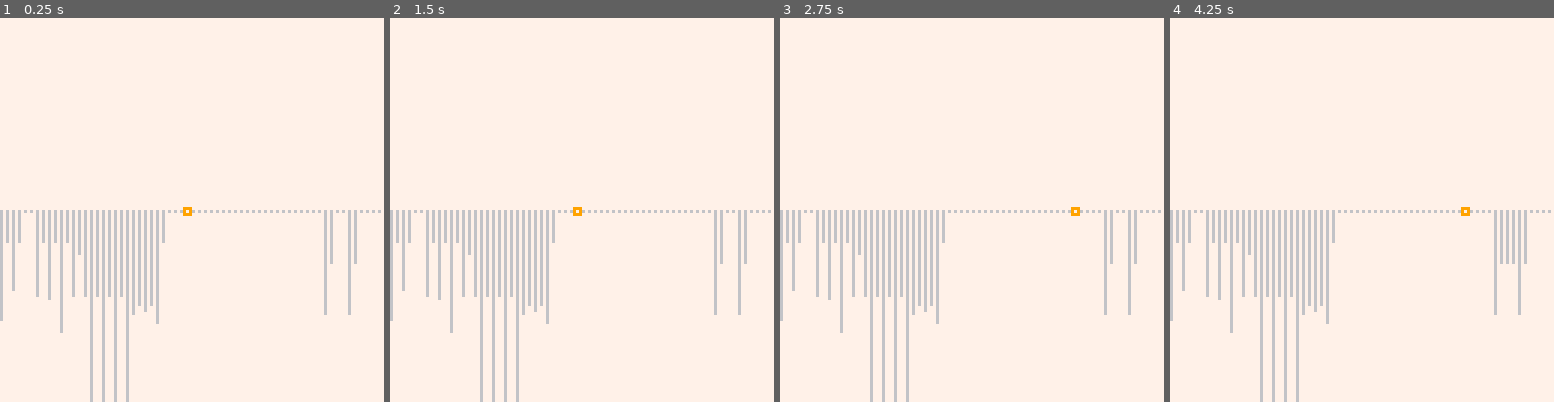
Above: before the commit, frames 1-4 (left to right).
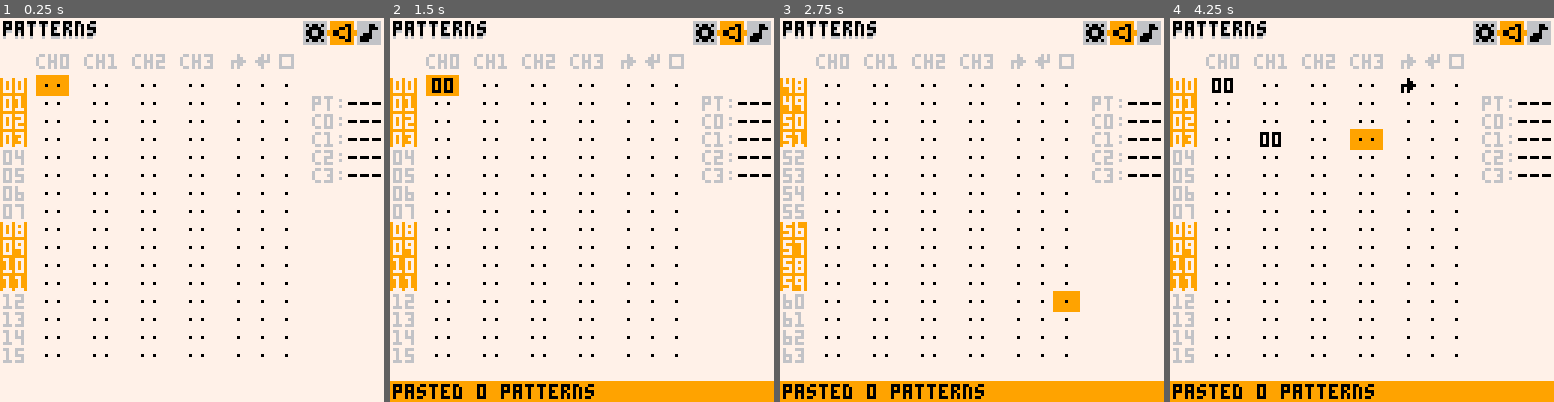
Above: after the commit, the same moments.

Repository: romainchapou/pico-sound-dj
Game: PICO-8 cartridge psdj.p8
The game is run twice, just before and just after one commit, with the same random seed, the same clock (stepped at 60 frames per second) and the same inputs.
Inputs:
- Up to frame 1 (0.25 s): no input
- Up to frame 2 (1.5 s): tap X (X key) at 0.33, 1.07 s; tap O (Z key) at 0.7 s
- Up to frame 3 (2.75 s): hold Right 1.6-2.1 s; hold P2 Left 1.6-2.1 s; tap O (Z key) at 1.7, 2.1, 2.5 s; tap X (X key) at 1.85 s; hold Up 2.15-2.42 s; hold P2 Down 2.15-2.42 s; hold Right from 2.47 s (still down); hold P2 Left from 2.47 s (still down)
- Up to frame 4 (4.25 s): tap O (Z key) every 0.4 s from 2.9 to 4.1 s; tap X (X key) at 2.97, 4.08 s; release Right at 3.03 s; release P2 Left at 3.03 s; hold Left 3.08-3.58 s; hold P2 Right 3.08-3.58 s; hold Down 3.63-3.97 s; hold P2 Up 3.63-3.97 s; hold Right from 4.02 s (still down); hold P2 Left from 4.02 s (still down)

The runs differ from the first frame. In frame 1, 13% of the frame differs, in the area x 0-100%, y 0-100%; in frame 2, 18%; in frame 3, 18%; in frame 4, 19%.

Commit message:
Integrate waveform editor

Diff:
--- a/input_widget.lua
+++ b/input_widget.lua
@@ -98,7 +98,12 @@
       local txt = type(name) == "function" and name() or name
 
       if is_selected then
-        rectfill(x-2, y-1, x + 4*#txt, y+5, 9)
+        local txt_len = 0
+        for c in all(txt) do
+          txt_len += ord(c) >= 128 and 8 or 4
+        end
+
+        rectfill(x-2, y-1, x + txt_len, y+5, 9)
       end
 
       local color = 0
--- a/main.lua
+++ b/main.lua
@@ -20,8 +20,6 @@
   settings_pane:init()
   pattern_editor:init()
   sfx_editor:init(0)
-
-  waveform_editor:init()
 end
 
 -- dir : -1 for left, +1 for right
@@ -36,64 +34,60 @@
 end
 
 function _update60()
-  waveform_editor:update()
+  -- disable the default behaviour of the start button (which is to bring up
+  -- the pause menu) so we can use it for playback launch
+  poke(0x5f30, 1)
 
-  -- -- disable the default behaviour of the start button (which is to bring up
-  -- -- the pause menu) so we can use it for playback launch
-  -- poke(0x5f30, 1)
-  --
-  -- -- debug
-  -- if btnp(0, 1) then T -= 1 end
-  -- if btnp(1, 1) then T += 1 end
-  --
-  -- -- pane movement animation
-  -- if prev_pane_i then
-  --   prev_pane_dist *= 0.4
-  --   if abs(prev_pane_dist) < 1 then
-  --     prev_pane_dist = 0
-  --     prev_pane_i = nil
-  --   end
-  -- end
-  --
-  -- local current_pane = panes[current_pane_i]
-  --
-  -- current_pane:update()
-  --
-  -- if current_pane.post_udpate ~= nil then
-  --   current_pane:post_udpate()
-  -- end
-  --
-  -- message_panel:update()
-  --
-  -- key_handler:update() -- should be done last
+  -- debug
+  if btnp(0, 1) then T -= 1 end
+  if btnp(1, 1) then T += 1 end
+
+  -- pane movement animation
+  if prev_pane_i then
+    prev_pane_dist *= 0.4
+    if abs(prev_pane_dist) < 1 then
+      prev_pane_dist = 0
+      prev_pane_i = nil
+    end
+  end
+
+  local current_pane = panes[current_pane_i]
+
+  current_pane:update()
+
+  if current_pane.post_udpate ~= nil then
+    current_pane:post_udpate()
+  end
+
+  message_panel:update()
+
+  key_handler:update() -- should be done last
 end
 
 function _draw()
   cls(7)
 
-  waveform_editor:draw()
+  if prev_pane_i then
+    camera(prev_pane_dist > 0 and 128 - prev_pane_dist or -128-prev_pane_dist, 0)
+    panes[prev_pane_i]:draw()
+    camera(-prev_pane_dist, 0)
+  end
 
-  -- if prev_pane_i then
-  --   camera(prev_pane_dist > 0 and 128 - prev_pane_dist or -128-prev_pane_dist, 0)
-  --   panes[prev_pane_i]:draw()
-  --   camera(-prev_pane_dist, 0)
-  -- end
-  --
-  -- panes[current_pane_i]:draw()
-  --
-  -- camera()
-  --
-  -- -- mini map draw
-  -- for i=1,3 do
-  --   local x = 86 + i*9+6
-  --
-  --   if i < 3 then
-  --     line(x+8, 4, x+8, 5, is_in_range(current_pane_i, i, i+1) and 9 or 6)
-  --   end
-  --
-  --   rectfill(x, 1, x+7, 8, i == current_pane_i and 9 or 6)
-  --   spr(16+i, x, 1)
-  -- end
+  panes[current_pane_i]:draw()
+
+  camera()
+
+  -- mini map draw
+  for i=1,3 do
+    local x = 86 + i*9+6
+
+    if i < 3 then
+      line(x+8, 4, x+8, 5, is_in_range(current_pane_i, i, i+1) and 9 or 6)
+    end
+
+    rectfill(x, 1, x+7, 8, i == current_pane_i and 9 or 6)
+    spr(16+i, x, 1)
+  end
 
   message_panel:draw()
 
--- a/note_widget.lua
+++ b/note_widget.lua
@@ -26,6 +26,8 @@
     volume   = make_input_widget(0, 0, 7),
     effect   = make_input_widget(0, 0, 7, nil, effect_draw_func),
 
+    custom_inst = 0,
+
     get_sub_widgets = function(_ENV)
       return {pitch, waveform, volume, effect}
     end,
@@ -37,7 +39,7 @@
       -- the playback to avoid overlaps -> not sure that this is possible
 
       -- no note preview when multi selection on
-      if sfx_editor.multi_selection then
+      if sfx_editor.n_multi_selection then
         return
       end
 
@@ -59,7 +61,7 @@
         return
       end
 
-      if not sfx_editor.multi_selection then
+      if not sfx_editor.n_multi_selection then
         if btn(4) then
           if btnp_once(5) then
             -- cut the selection by copying its value to last_edited_note
@@ -91,7 +93,7 @@
       sub_widget:update()
 
       if sub_widget.value ~= old_value or btnp_once(5, true) then
-        if not sfx_editor.multi_selection and volume.value ~= 0 then
+        if not sfx_editor.n_multi_selection and volume.value ~= 0 then
           if sub_selection == 2 then
             send_msg("instr " .. tostr(waveform.value) .. ": "
             .. INSTRUMENT_NAMES[waveform.value+1], false)
@@ -118,11 +120,11 @@
 
     store_in_mem = function(_ENV, addr)
       local v = 0
-      v += pitch.value
-      v += shl(waveform.value, 6)
-      v += shl(volume.value, 9)
-      v += shl(effect.value, 12)
-      -- TODO purposefully letting the custom instrument byte be 0
+      v |= pitch.value
+      v |= shl(waveform.value, 6)
+      v |= shl(volume.value, 9)
+      v |= shl(effect.value, 12)
+      v |= shl(bool_to_num(custom_inst), 15)
 
       poke2(addr, v)
     end,
@@ -135,7 +137,7 @@
       volume.value   = shr(data & 0b0000111000000000, 9)
       effect.value   = shr(data & 0b0111000000000000, 12)
 
-      -- TODO custom instrument byte
+      custom_inst = data & 0b1000000000000000 ~= 0
     end,
   }
 end
--- a/psdj.p8
+++ b/psdj.p8
@@ -17,7 +17,6 @@
 
 #include settings_pane.lua
 #include pattern_editor.lua
-#include waveform_editor.lua
 #include sfx_editor.lua
 
 #include key_handler.lua
--- a/sfx_editor.lua
+++ b/sfx_editor.lua
@@ -15,20 +15,57 @@
   init = function(_ENV, sfx_id)
     _ENV.sfx_id = sfx_id
 
+    waveform_edit_mode = false
+
+
+    ----- regulare note editing mode params -----
+
     -- 0 for the note panel, 1 for the settings panel
-    panel_selection = 0
-
-    settings_selection = 0
-
-    multi_selection = false
-
-    current_note = 1
-    selection_start = 1
-
-    selection_upper = 1
-    selection_lower = 1
-
-    sub_selection = 1
+    n_panel_selection = 0
+
+    n_settings_selection = 0
+
+    n_multi_selection = false
+
+    n_current_note = 1
+    n_selection_start = 1
+
+    n_selection_upper = 1
+    n_selection_lower = 1
+
+    n_sub_selection = 1
+
+    notes = {}
+
+
+    ----- waveform editing mode params -----
+
+    waveform_values = {}
+
+    w_panel_selection = 1
+    w_top_settings_selection = 1
+    w_bottom_settings_selection = 1
+
+    w_cur_col = 32
+
+
+    ----- settings widgets, mostly shared between the two modes -----
+
+    waveform_edit_btn = make_btn_pushed_widget("∧", function()
+      local old_waveform_edit_mode = sfx_editor.waveform_edit_mode
+
+      sfx_editor.waveform_edit_mode = not old_waveform_edit_mode
+      sfx_editor:store_sfx_in_memory(old_waveform_edit_mode)
+      sfx_editor:load_sfx_from_memory()
+
+      if not old_waveform_edit_mode then
+        -- entering waveform edit mode, reset the bass value
+        wave_do_bass.value = 0
+      end
+    end)
+
+    wave_do_bass = make_named_input_widget("bass", 0, 0, 1)
+    wave_zoom    = make_named_input_widget("zoom", 0, 0, 3)
 
     sfx_speed = make_named_input_widget("spd", 16, 1, 255, 4)
 
@@ -41,12 +78,23 @@
     sfx_reverb = make_named_input_widget("revb", 0, 0, 2)
     sfx_dampen = make_named_input_widget("damp", 0, 0, 2)
 
-    sfx_settings = {
+    n_sfx_settings = {
       sfx_speed, sfx_loop_in, sfx_loop_out, sfx_noise,
       sfx_buzz, sfx_detune, sfx_reverb, sfx_dampen
     }
 
-    notes = {}
+    w_sfx_settings_top = {
+      wave_zoom, wave_do_bass, waveform_edit_btn
+    }
+
+    w_sfx_settings_bottom = {
+      sfx_noise, sfx_buzz, sfx_detune, sfx_reverb, sfx_dampen
+    }
+
+    if sfx_id < 8 then
+      add(n_sfx_settings, waveform_edit_btn)
+    end
+
     load_sfx_from_memory(_ENV)
   end,
 
@@ -69,111 +117,64 @@
       end
     end
 
-    if panel_selection == 0 then
-      update_note_panel(_ENV)
-    elseif panel_selection == 1 then
-      update_settings_panel(_ENV)
+    if waveform_edit_mode then
+      update_waveform(_ENV)
+    else
+      if n_panel_selection == 0 then
+        update_note_panel(_ENV)
+      elseif n_panel_selection == 1 then
+        update_settings_panel(_ENV)
+      end
     end
 
     -- sync the RAM representation with ours every frame.
     -- not the most efficient but simpler than the alternative
-    store_sfx_in_memory(_ENV)
+    store_sfx_in_memory(_ENV, waveform_edit_mode)
   end,
 
   draw = function(_ENV)
-    shadow_print("sfx " .. two_digit_number_str(sfx_id), 1, 1)
-
-    local start_x, start_y, col_x_diff = 10, 14, 48
-
-    for i=0,1 do
-      rectfill(start_x + i*col_x_diff - 10, start_y - 3, start_x + i*col_x_diff - 6, start_y + 3, 6)
-
-      print(i,   start_x -  9 + i*col_x_diff, start_y - 2, 7)
-      print("♪", start_x +  2 + i*col_x_diff, start_y - 2, 6)
-      print("i", start_x + 18 + i*col_x_diff, start_y - 2, 6)
-      print("v", start_x + 24 + i*col_x_diff, start_y - 2, 6)
-      print("e", start_x + 30 + i*col_x_diff, start_y - 2, 6) -- TODO maybe "f"
-
-      fillp(0b01011010.1)
-      line(start_x + 16 + i*col_x_diff -2, start_y + 5,
-           start_x + 16 + i*col_x_diff -2, start_y + 101, 6)
-      fillp()
-    end
-
-    rectfill(start_x-10, start_y+6,  start_x-6, start_y+28, 9)
-    rectfill(start_x-10, start_y+54, start_x-6, start_y+76, 9)
-
-    rectfill(start_x-10+col_x_diff, start_y+6,  start_x-6+col_x_diff, start_y+28, 9)
-    rectfill(start_x-10+col_x_diff, start_y+54, start_x-6+col_x_diff, start_y+76, 9)
-
-    -- draw the notes
-    for i=1,16 do
-      local x, y = start_x, start_y + i*6
-
-      print(HEX_VALUES[i], x-9, y, (i-1)\4 % 2 == 0 and 7 or 6)
-
-      notes[i]:draw(x, y, is_note_highlighted(_ENV, i), sub_selection)
-      x += col_x_diff
-
-      print(HEX_VALUES[i], x-9, y, (i-1)\4 % 2 == 0 and 7 or 6)
-
-      notes[i+16]:draw(x, y, is_note_highlighted(_ENV, i+16), sub_selection)
-    end
-
-    -- draw the playhead
-    if stat(46) == sfx_id and stat(50) >= 0 then
-      spr(1, start_x - 4 + stat(50)\16 * col_x_diff, start_y + 6 + stat(50)%16 * 6)
-    end
-
-    local function setting_selected(i)
-      return panel_selection == 1 and settings_selection == i
-    end
-
-    -- draw the settings
-    sfx_speed:draw(start_x + 89, start_y + 6, setting_selected(0))
-
-    -- TODO : could be better to visualize in hex
-    print("-loop-", start_x + 89, start_y + 18, 6)
-
-    sfx_loop_in:draw(start_x + 93, start_y + 24, setting_selected(1))
-    sfx_loop_out:draw(start_x + 89, start_y + 30, setting_selected(2))
-
-    for i=4,#sfx_settings do
-      sfx_settings[i]:draw(start_x + 89, start_y + 18 + i*6, setting_selected(i-1))
-    end
+    local extra_txt = waveform_edit_mode and " -- waveform" or ""
+    shadow_print("sfx " .. two_digit_number_str(sfx_id) .. extra_txt, 1, 1)
+
+    if waveform_edit_mode then
+      draw_waveform_editor(_ENV)
+    else
+      draw_note_editor(_ENV)
+    end
+
   end,
 
   -- update functions
 
   is_note_highlighted = function(_ENV, note_id)
-    return panel_selection == 0 and
-        note_id >= selection_lower and
-        note_id <= selection_upper
+    return n_panel_selection == 0 and
+        note_id >= n_selection_lower and
+        note_id <= n_selection_upper
   end,
 
   post_update = function(_ENV)
-    if multi_selection then
-      selection_upper = max(selection_start, current_note)
-      selection_lower = min(selection_start, current_note)
+    if n_multi_selection then
+      n_selection_upper = max(n_selection_start, n_current_note)
+      n_selection_lower = min(n_selection_start, n_current_note)
     else
-      selection_start = current_note
-      selection_upper = current_note
-      selection_lower = current_note
+      n_selection_start = n_current_note
+      n_selection_upper = n_current_note
+      n_selection_lower = n_current_note
     end
   end,
 
   update_note_panel = function(_ENV)
     -- sel modifier
-    if not multi_selection then
+    if not n_multi_selection then
       if btnp_seq(4, 4) then
-        multi_selection = true
+        n_multi_selection = true
         send_msg("select mode")
         return
       end
 
       if btnp_seq(5, 4) then
         paste_selection(_ENV)
-        notes[current_note]:play_tmp_note()
+        notes[n_current_note]:play_tmp_note()
         return
       end
     else
@@ -190,32 +191,32 @@
 
     -- moving the cursor around
     if not btn(4) and not btn(5) then
-      sub_selection += nudge()
-      current_note += nudge(true)
-
-      -- TODO see if we can handle the multi_selection case better
-      if not multi_selection then
+      n_sub_selection += nudge()
+      n_current_note += nudge(true)
+
+      -- TODO see if we can handle the n_multi_selection case better
+      if not n_multi_selection then
         -- move from one note column to the other
-        if sub_selection < 1 and current_note > 16 then
-          sub_selection = 4
-          current_note -= 16
-        elseif sub_selection > 4 and current_note <= 16 then
-          sub_selection = 1
-          current_note += 16
-        elseif sub_selection > 4 and current_note > 16 then
-          panel_selection = 1
+        if n_sub_selection < 1 and n_current_note > 16 then
+          n_sub_selection = 4
+          n_current_note -= 16
+        elseif n_sub_selection > 4 and n_current_note <= 16 then
+          n_sub_selection = 1
+          n_current_note += 16
+        elseif n_sub_selection > 4 and n_current_note > 16 then
+          n_panel_selection = 1
         end
       end
 
-      sub_selection = mid(1, sub_selection, 4)
-    end
-
-    current_note = (current_note-1)%32+1
+      n_sub_selection = mid(1, n_sub_selection, 4)
+    end
+
+    n_current_note = (n_current_note-1)%32+1
 
     post_update(_ENV)
 
     local are_all_selected_notes_volume_0 = true
-    for i=selection_lower,selection_upper do
+    for i=n_selection_lower,n_selection_upper do
       if notes[i].volume.value ~= 0 then
         are_all_selected_notes_volume_0 = false
         break
@@ -223,8 +224,42 @@
     end
 
     -- update each selected note widget
-    for i=selection_lower,selection_upper do
-      notes[i]:update(sub_selection, are_all_selected_notes_volume_0)
+    for i=n_selection_lower,n_selection_upper do
+      notes[i]:update(n_sub_selection, are_all_selected_notes_volume_0)
+    end
+  end,
+
+  update_waveform = function(_ENV)
+    if btn(4) then return end
+
+    if not btn(5) then
+      w_panel_selection = mid(0, w_panel_selection + nudge(true), 2)
+    end
+
+    if w_panel_selection == 0 then
+      if not btn(5) then
+        w_top_settings_selection = mid(1, w_top_settings_selection + nudge(), 3)
+      end
+
+      w_sfx_settings_top[w_top_settings_selection]:update()
+
+    elseif w_panel_selection == 1 then
+      -- actual waveform update
+      local id_to_change = mid(1, w_cur_col + nudge(), 64)
+
+      if btn(5) then
+        waveform_values[id_to_change] = mid(-128,
+                                            waveform_values[w_cur_col] + nudge(true),
+                                            127)
+      end
+
+      w_cur_col = id_to_change
+    else
+      if not btn(5) then
+        w_bottom_settings_selection = mid(1, w_bottom_settings_selection + nudge(), 5)
+      end
+
+      w_sfx_settings_bottom[w_bottom_settings_selection]:update()
     end
   end,
 
@@ -238,15 +273,15 @@
       return
     end
 
-    local cur_setting_widget = sfx_settings[settings_selection+1]
+    local cur_setting_widget = n_sfx_settings[n_settings_selection+1]
     local old_setting_value = cur_setting_widget.value
 
     cur_setting_widget:update()
 
     if not btn(4) and not btn(5) then
-      if btnp(0) then panel_selection = 0 end
-
-      settings_selection = mid(0, settings_selection + nudge(true), #sfx_settings-1)
+      if btnp(0) then n_panel_selection = 0 end
+
+      n_settings_selection = mid(0, n_settings_selection + nudge(true), #n_sfx_settings-1)
     end
   end,
 
@@ -259,19 +294,19 @@
     whole_copy = {}
     copied_notes = {}
 
-    for i=selection_lower,selection_upper do
+    for i=n_selection_lower,n_selection_upper do
       add(copied_notes, copy_note(notes[i]))
     end
-    multi_selection = false
+    n_multi_selection = false
 
     send_notes_msg(_ENV, "copied ")
   end,
 
   cut_selected_notes = function(_ENV)
     copy_selected_notes(_ENV)
-    -- multi_selection is false after the copy, but the note selection
+    -- n_multi_selection is false after the copy, but the note selection
     -- lower and upper are not yet reset
-    for i=selection_lower,selection_upper do
+    for i=n_selection_lower,n_selection_upper do
       notes[i].volume.value = 0
     end
 
@@ -285,8 +320,8 @@
 
       send_msg("pasted whole sfx")
     else
-      for i=current_note,min(current_note+#copied_notes-1,32) do
-        notes[i] = copy_note(copied_notes[i-current_note+1])
+      for i=n_current_note,min(n_current_note+#copied_notes-1,32) do
+        notes[i] = copy_note(copied_notes[i-n_current_note+1])
       end
 
       send_notes_msg(_ENV, "pasted ")
@@ -303,11 +338,11 @@
   end,
 
   play_sfx = function(_ENV)
-    sfx(sfx_editor.sfx_id, 0, btn(4) and current_note-1 or 0)
+    sfx(sfx_editor.sfx_id, 0, btn(4) and n_current_note-1 or 0)
   end,
 
   change_sfx = function(_ENV, new_sfx_id)
-    multi_selection = false
+    n_multi_selection = false
     new_sfx_id = mid(0, new_sfx_id, 63)
 
     if new_sfx_id == sfx_id then return end
@@ -317,7 +352,7 @@
 
   -- IO / memory synchronisation
 
-  store_sfx_settings = function(_ENV, addr)
+  store_sfx_settings = function(_ENV, addr, store_waveform)
     -- editor mode and filter switches
     local byte = 0
     byte += 1 -- TODO beware that we may not want to override the editor mode
@@ -328,30 +363,47 @@
     byte += sfx_dampen.value * 72
     poke(addr, byte)
 
-    poke(addr+1, sfx_speed.value)
-  end,
-
-  store_sfx_in_memory = function(_ENV)
+    poke(addr+1, store_waveform and (sfx_speed.value & 0b11111110)
+                 + wave_do_bass.value or sfx_speed.value)
+  end,
+
+  store_sfx_in_memory = function(_ENV, store_waveform)
     -- compute address of sfx
     local sfxaddr = 0x3200 + 68*sfx_id
 
-    for i=1,32 do
-      notes[i]:store_in_mem(sfxaddr)
+    for i=0,31 do
+      if store_waveform then
+        for j=0,1 do
+          local v = waveform_values[2*i+j+1]
+          poke(sfxaddr+j, v < 0 and v + 255 or v)
+        end
+      else
+        notes[i+1]:store_in_mem(sfxaddr)
+      end
       sfxaddr += 2
     end
 
-    store_sfx_settings(_ENV, sfxaddr)
-
-    poke(sfxaddr+2, sfx_loop_in.value)
+    store_sfx_settings(_ENV, sfxaddr, store_waveform)
+
+    poke(sfxaddr+2, sfx_loop_in.value + bool_to_num(waveform_edit_mode)*128)
     poke(sfxaddr+3, sfx_loop_out.value)
   end,
 
   load_sfx_from_memory = function(_ENV)
     local sfxaddr = 0x3200 + 68*sfx_id
+
+    waveform_values = {}
+    notes = {}
 
     for i=1,32 do
       add(notes, make_note_widget())
       notes[i]:load_from_mem(sfxaddr)
+
+      for j=0,1 do
+        local v = peek(sfxaddr+j)
+        add(waveform_values, v > 128 and v - 255 or v)
+      end
+
       sfxaddr += 2
     end
 
@@ -363,8 +415,115 @@
     sfx_reverb.value = byte\24 % 3
     sfx_dampen.value = byte\72 % 3
 
+    wave_do_bass.value = peek(sfxaddr+1) & 0b00000001
+    waveform_edit_mode = (peek(sfxaddr+2) & 0b10000000) == 128
+
     sfx_speed.value = peek(sfxaddr+1)
-    sfx_loop_in.value = peek(sfxaddr+2)
+    sfx_loop_in.value = peek(sfxaddr+2) & 0b01111111
     sfx_loop_out.value = peek(sfxaddr+3)
   end,
+
+  -- draw functions
+
+  draw_note_editor = function(_ENV)
+    local start_x, start_y, col_x_diff = 10, 14, 48
+
+    for i=0,1 do
+      rectfill(start_x + i*col_x_diff - 10, start_y - 3, start_x + i*col_x_diff - 6, start_y + 3, 6)
+
+      print(i,   start_x -  9 + i*col_x_diff, start_y - 2, 7)
+      print("♪", start_x +  2 + i*col_x_diff, start_y - 2, 6)
+      print("i", start_x + 18 + i*col_x_diff, start_y - 2, 6)
+      print("v", start_x + 24 + i*col_x_diff, start_y - 2, 6)
+      print("e", start_x + 30 + i*col_x_diff, start_y - 2, 6) -- TODO maybe "f"
+
+      fillp(0b01011010.1)
+      line(start_x + 16 + i*col_x_diff -2, start_y + 5,
+           start_x + 16 + i*col_x_diff -2, start_y + 101, 6)
+      fillp()
+    end
+
+    rectfill(start_x-10, start_y+6,  start_x-6, start_y+28, 9)
+    rectfill(start_x-10, start_y+54, start_x-6, start_y+76, 9)
+
+    rectfill(start_x-10+col_x_diff, start_y+6,  start_x-6+col_x_diff, start_y+28, 9)
+    rectfill(start_x-10+col_x_diff, start_y+54, start_x-6+col_x_diff, start_y+76, 9)
+
+    -- draw the notes
+    for i=1,16 do
+      local x, y = start_x, start_y + i*6
+
+      print(HEX_VALUES[i], x-9, y, (i-1)\4 % 2 == 0 and 7 or 6)
+
+      notes[i]:draw(x, y, is_note_highlighted(_ENV, i), n_sub_selection)
+      x += col_x_diff
+
+      print(HEX_VALUES[i], x-9, y, (i-1)\4 % 2 == 0 and 7 or 6)
+
+      notes[i+16]:draw(x, y, is_note_highlighted(_ENV, i+16), n_sub_selection)
+    end
+
+    -- draw the playhead
+    if stat(46) == sfx_id and stat(50) >= 0 then
+      spr(1, start_x - 4 + stat(50)\16 * col_x_diff, start_y + 6 + stat(50)%16 * 6)
+    end
+
+    local function setting_selected(i)
+      return n_panel_selection == 1 and n_settings_selection == i
+    end
+
+    -- draw the settings
+    sfx_speed:draw(start_x + 89, start_y + 6, setting_selected(0))
+
+    -- TODO : could be better to visualize in hex
+    print("-loop-", start_x + 89, start_y + 18, 6)
+
+    sfx_loop_in:draw(start_x + 93, start_y + 24, setting_selected(1))
+    sfx_loop_out:draw(start_x + 89, start_y + 30, setting_selected(2))
+
+    for i=4,#n_sfx_settings do
+      n_sfx_settings[i]:draw(start_x + 89, start_y + 18 + i*6, setting_selected(i-1))
+    end
+  end,
+
+  draw_waveform_editor = function(_ENV)
+    wave_zoom:draw(30, 11, w_panel_selection == 0 and w_top_settings_selection == 1)
+    wave_do_bass:draw(60, 11, w_panel_selection == 0 and w_top_settings_selection == 2)
+    waveform_edit_btn:draw(100, 11, w_panel_selection == 0 and w_top_settings_selection == 3)
+
+    local editor_cursor_color = w_panel_selection == 1 and 9 or 6
+
+    for i=1,64 do
+      local xpos = 2*(i-1)
+      line(xpos, 64, xpos, 64+waveform_values[i], i == w_cur_col and editor_cursor_color or 6)
+    end
+
+    local v = waveform_values[w_cur_col]
+
+    local cur_x_pos, cur_y_pos = 2*(w_cur_col-1), 64+v
+    rect(cur_x_pos-1, cur_y_pos-1, cur_x_pos+1, cur_y_pos+1, editor_cursor_color)
+    pset(cur_x_pos, cur_y_pos, 7)
+
+    local print_str = tostr(v)
+
+    if abs(v) > 64 then
+      local px, py = cur_x_pos - #print_str*2+1, v <= 0 and 67 or 58
+      px = mid(0, px, 129 - #print_str*4)
+      rectfill(px-1, py-1, px + #print_str*4 - 1, py+5, 7)
+      print(v, px, py, editor_cursor_color)
+    end
+
+    local wx, wy = 5, 110
+
+    for i=1,#w_sfx_settings_bottom do
+      w_sfx_settings_bottom[i]:draw(wx, wy, w_panel_selection == 2 and
+                                            w_bottom_settings_selection == i)
+      wx += 30
+
+      if wx > 100 then
+        wx = 5
+        wy += 8
+      end
+    end
+  end
 }
--- a/waveform_editor.lua
+++ /dev/null
@@ -1,73 +0,0 @@
-waveform_editor = class:new {
-  init = function(_ENV)
-    values = {}
-
-    for i=1,64 do
-      local v = peek(0x3200 + i-1)
-      v = v > 128 and v - 255 or v
-      add(values, v)
-    end
-
-    cur_col = 32
-
-    do_bass = false
-
-    menuitem(1, "save to cart", function()
-      local sfx_id = 0 -- TODO
-      local sfxaddr = 0x3200 + 68*sfx_id
-
-      for i=1,64 do
-        local v = values[i]
-        v = v < 0 and v + 255 or v
-        poke(sfxaddr, v)
-        sfxaddr += 1
-      end
-
-      -- set the bass
-      local v = peek(0x3241)
-      -- v &= 0b11111110
-      -- v += bool_to_num(do_bass)
-      poke(0x3241, v)
-
-      -- activate as waveform instrument
-      local v = peek(0x3242)
-      v &= 0b01111111
-      v += 128
-      poke(0x3242, v)
-
-      cstore(0x3100, 0x3100, 0x1200)
-    end)
-  end,
-
-  update = function(_ENV)
-    local id_to_change = mid(1, cur_col + nudge(), 64)
-
-    if btn(5) then
-      values[id_to_change] = mid(-128, values[cur_col] + nudge(true), 127)
-    end
-
-    cur_col = id_to_change
-  end,
-
-  draw = function(_ENV)
-    for i=1,64 do
-      local xpos = 2*(i-1)
-      line(xpos, 64, xpos, 64+values[i], i == cur_col and 9 or 6)
-    end
-
-    local v = values[cur_col]
-
-    local cur_x_pos, cur_y_pos = 2*(cur_col-1), 64+v
-    rect(cur_x_pos-1, cur_y_pos-1, cur_x_pos+1, cur_y_pos+1, 9)
-    pset(cur_x_pos, cur_y_pos, 7)
-
-    local print_str = tostr(v)
-
-    if abs(v) > 64 then
-      local px, py = cur_x_pos - #print_str*2+1, v <= 0 and 67 or 58
-      px = mid(0, px, 129 - #print_str*4)
-      rectfill(px-1, py-1, px + #print_str*4 - 1, py+5, 7)
-      print(v, px, py, 9)
-    end
-  end
-}
Not shown, changed: todos.md
